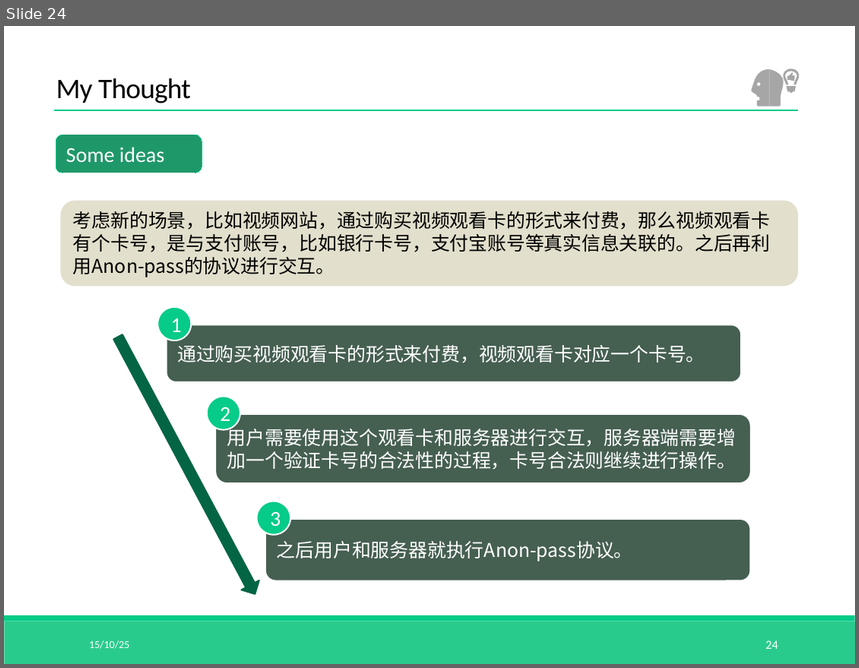
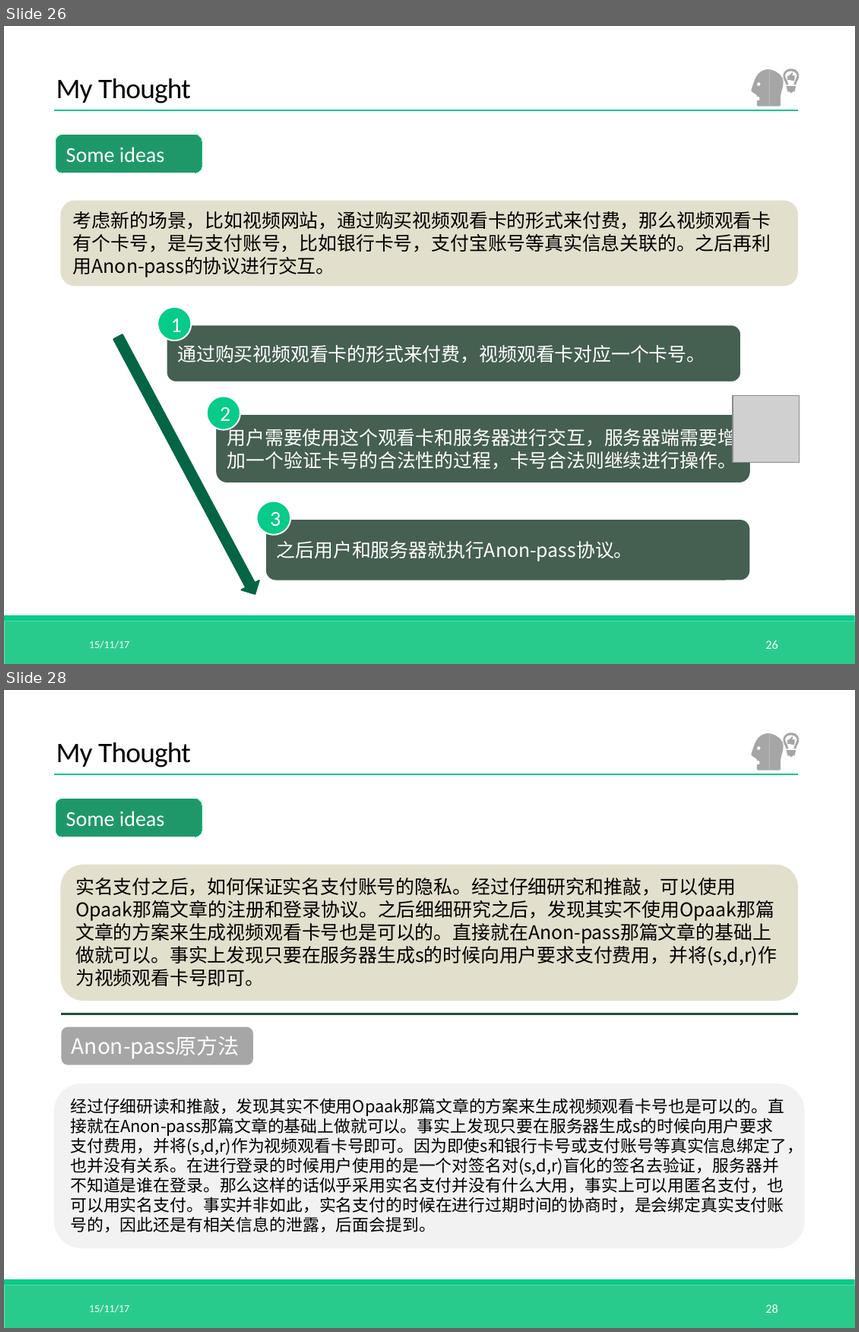
Before and after one commit to RedstoneCMX/PPTshow, a slide deck: Anon-pass.pptx. Shown one above the other, each under a label of ours: slide 24 before the commit, slides 26 and 28 after it; the slides between them are not shown. The pictures are 859x668 and 859x1332 pixels, drawn with LibreOffice and Linux fonts; fonts in the diff are those of the drawing; grey boxes stand for pictures. Boxes give left, top, right and bottom in pixels: in the first picture for what was removed or moved away, otherwise in the second. Text is boxed around its words. In the diff, an @@ line names an element or a change of style, - is before the commit and + after.

Commit message:
更新：Anon-pass论文报告ppt
更新：Anon-pass论文报告ppt

```diff
--- a/Anon-pass.pptx
+++ b/Anon-pass.pptx
@@ slide 28 added at (x1=4, y1=690, x2=855, y2=1328), background #FFFFFF; not listed: 2 template elements that a slide beside it also shows @@
@@ freeform shape added at (x1=750, y1=733, x2=769, y2=770), fill #A6A6A6 @@
@@ freeform shape added at (x1=770, y1=733, x2=785, y2=770), fill #A6A6A6 @@
@@ freeform shape added at (x1=783, y1=733, x2=800, y2=757), fill #A6A6A6 @@
@@ text added at (x1=56, y1=742, x2=191, y2=768), 24 pt, text #000000 @@
+My Thought
@@ line added from (54, 774) to (798, 774), #07CB88 1.5 pt @@
@@ bracket pair added at (x1=56, y1=799, x2=202, y2=837), fill #1F9869, outline #07CB88 0.75 pt, 18 pt, text #FFFFFF @@
+Some ideas
@@ rounded rectangle added at (x1=61, y1=865, x2=799, y2=1001), fill #E2DFCC, 16 pt, text #000000 @@
+实名支付之后，如何保证实名支付账号的隐私。经过仔细研究和推敲，可以使用Opaak那篇文章的注册和登录协议。之后细细研究之后，发现其实不使用Opaak那篇文章的方案来生成视频观看卡号也是可以的。直接就在Anon-pass那篇文章的基础上做就可以。事实上发现只要在服务器生成s的时候向用户要求支付费用，并将(s,d,r)作为视频观看卡号即可。
@@ line added from (61, 1015) to (798, 1015), #1C5438 2.25 pt @@
@@ bracket pair added at (x1=61, y1=1027, x2=253, y2=1065), fill #A6A6A6, 18 pt, text #FFFFFF @@
+Anon-pass原方法
@@ rounded rectangle added at (x1=54, y1=1084, x2=805, y2=1249), fill #F2F2F2, 14 pt, text #000000 @@
+经过仔细研读和推敲，发现其实不使用Opaak那篇文章的方案来生成视频观看卡号也是可以的。直接就在Anon-pass那篇文章的基础上做就可以。事实上发现只要在服务器生成s的时候向用户要求支付费用，并将(s,d,r)作为视频观看卡号即可。因为即使s和银行卡号或支付账号等真实信息绑定了，也并没有关系。在进行登录的时候用户使用的是一个对签名对(s,d,r)盲化的签名去验证，服务器并不知道是谁在登录。那么这样的话似乎采用实名支付并没有什么大用，事实上可以用匿名支付，也可以用实名支付。事实并非如此，实名支付的时候在进行过期时间的协商时，是会绑定真实支付账号的，因此还是有相关信息的泄露，后面会提到。
@@ text added at (x1=89, y1=1305, x2=129, y2=1313), 9 pt, text #FFFFFF @@
+15/11/17
@@ page number added at (x1=766, y1=1305, x2=778, y2=1313), 10.5 pt, text #FFFFFF @@
+28
@@ what was slide 24 is now slide 26 @@
@@ slide 26 changed as well @@
@@ picture added at (x1=733, y1=396, x2=799, y2=463) @@
@@ text at (x1=89, y1=641, x2=129, y2=649): text changed @@
-15/10/25
+15/11/17
@@ page number at (x1=766, y1=641, x2=778, y2=649): text changed @@
-24
+26
```
Also in this commit, not shown: 26 other slides changed, 10 other slides added.
